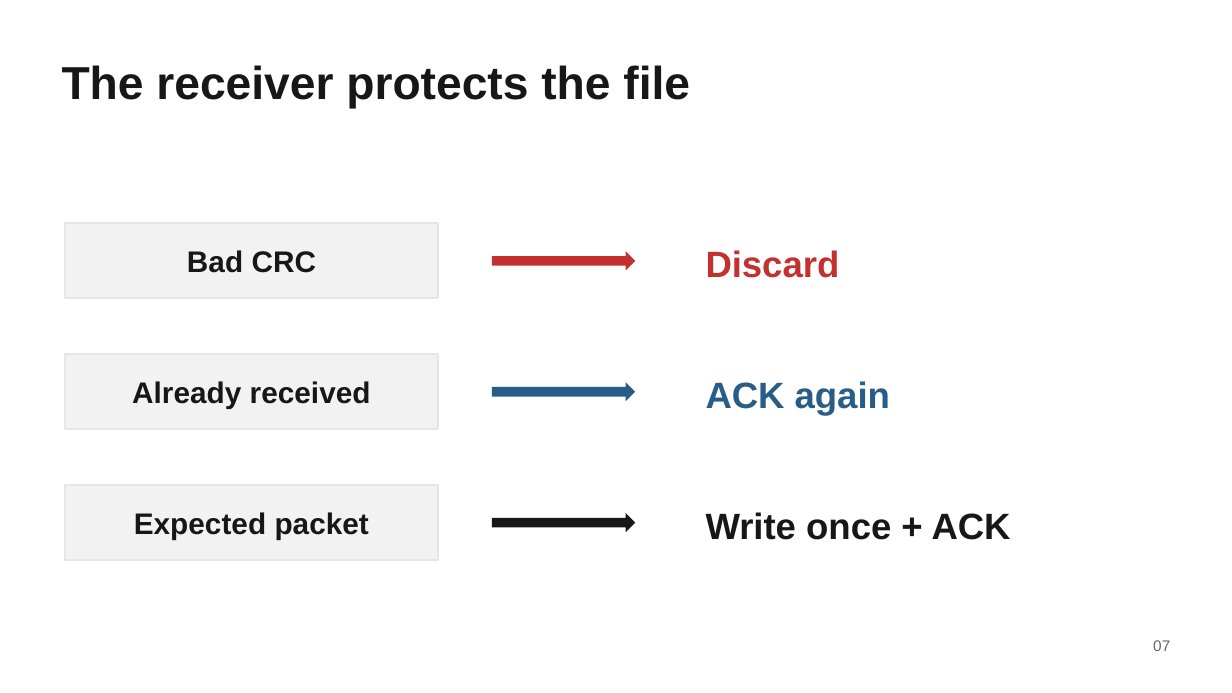
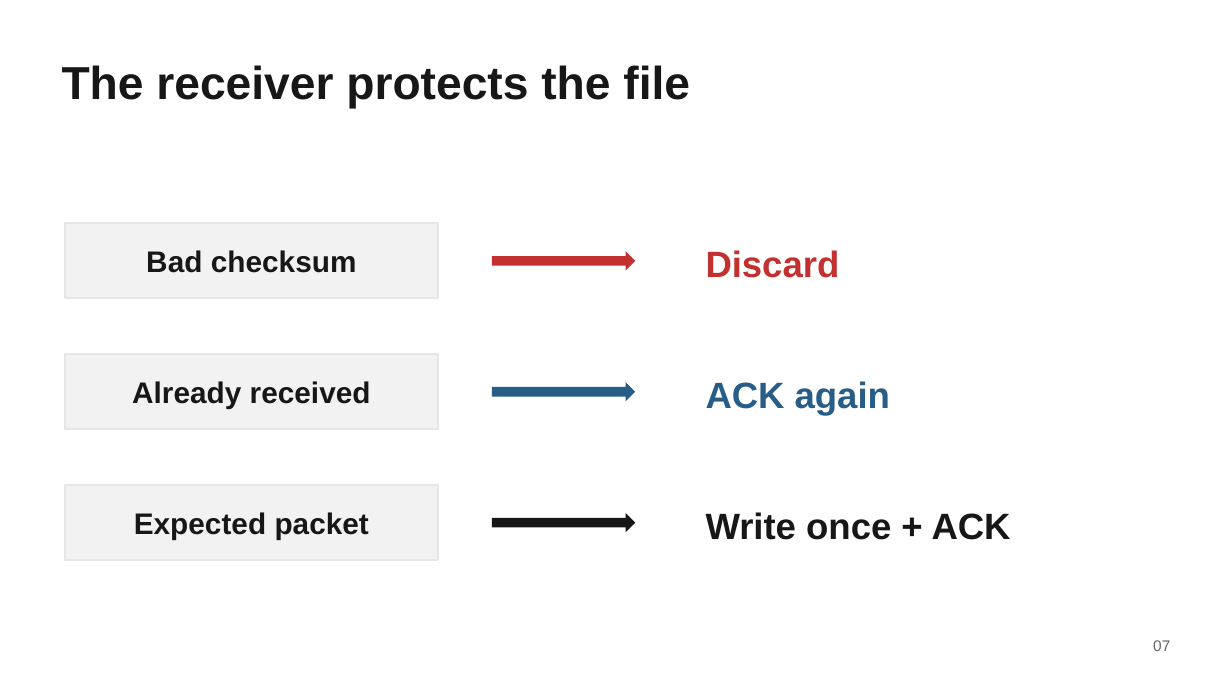
Before and after one commit to abuammer-051/Spl-1, a slide deck: slide 7 of resources/Reliable_UDP_File_Transfer.pptx. Drawn at 1232x693 pixels with LibreOffice and Linux fonts; fonts in the diff are those of the drawing. Boxes give left, top, right and bottom in pixels: in the first picture for what was removed or moved away, otherwise in the second. Text is boxed around its words. In the diff, an @@ line names an element or a change of style, - is before the commit and + after.

Commit message:
checksum

```diff
--- a/resources/Reliable_UDP_File_Transfer.pptx
+++ b/resources/Reliable_UDP_File_Transfer.pptx
@@ text in rectangle at (146, 250, 357, 273): text changed @@
-Bad CRC
+Bad checksum
```
Also in this commit, not shown: 2 other slides changed, 9 other files.
